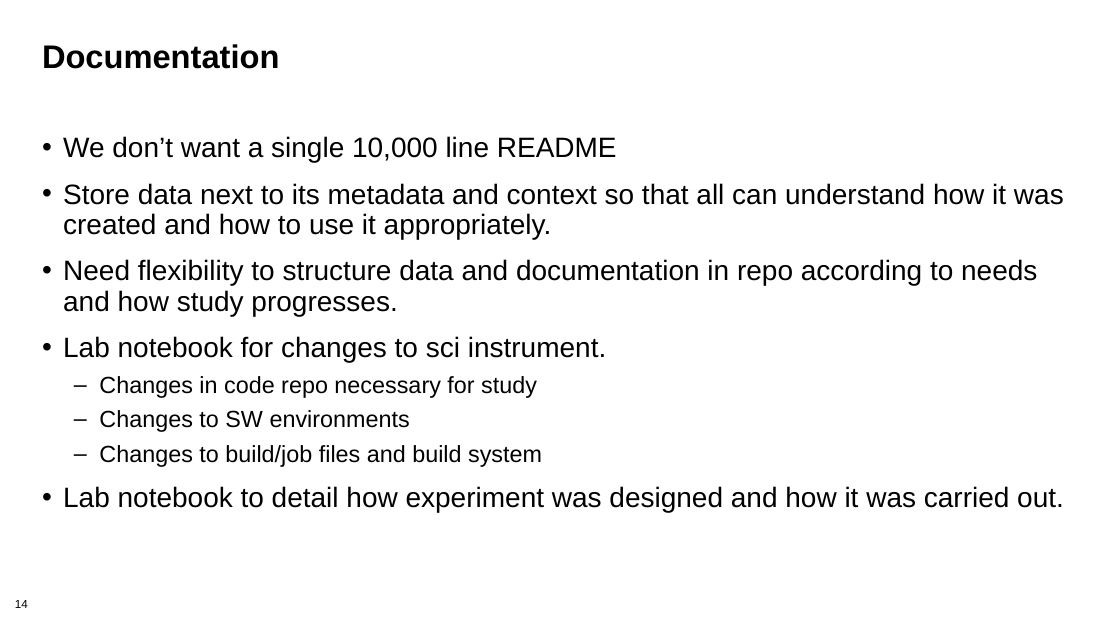
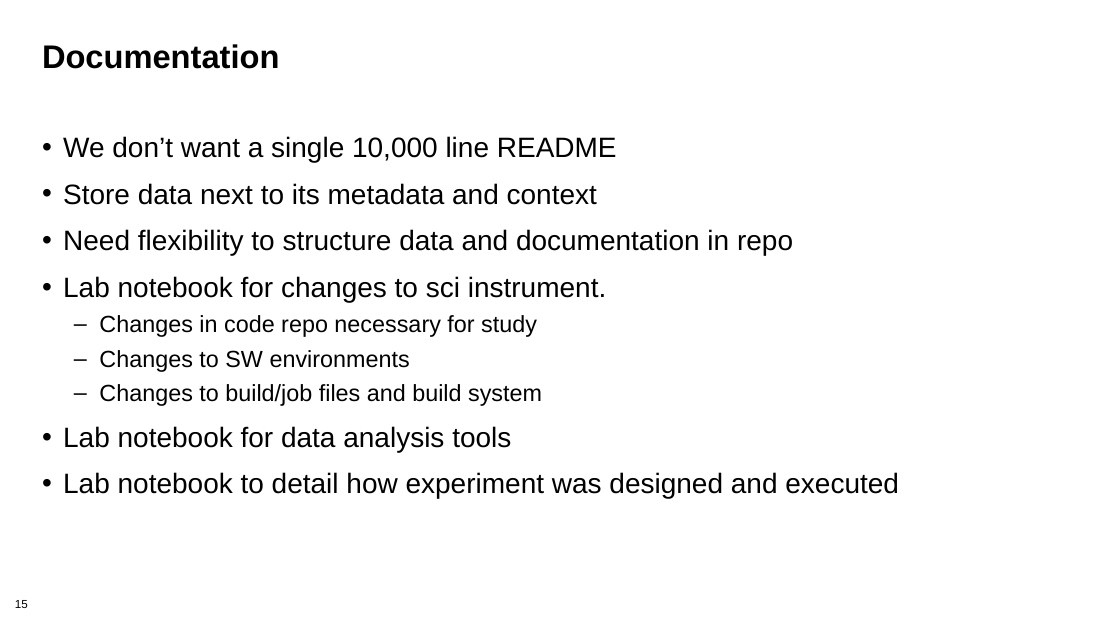
Before and after one commit to bssw-tutorial/presentations, a slide deck: slide 15 of computational-expts.pptx (slide 14 before the commit). Drawn at 1120x630 pixels with LibreOffice and Linux fonts; fonts in the diff are those of the drawing; background and template pictures are left out. Boxes give left, top, right and bottom in pixels: in the first picture for what was removed or moved away, otherwise in the second. Text is boxed around its words. In the diff, an @@ line names an element or a change of style, - is before the commit and + after.

```diff
--- a/computational-expts.pptx
+++ b/computational-expts.pptx
@@ text at <box>63,183,793,255</box>: text changed @@
-• Store data next to its metadata and context so that all can understand how it was created and how to use it appropriately.
-• Need flexibility to structure data and documentation in repo according to needs and how study progresses.
+• Store data next to its metadata and context
+• Need flexibility to structure data and documentation in repo
@@ text at <box>63,426,899,499</box>: text changed @@
-• Lab notebook to detail how experiment was designed and how it was carried out.
+• Lab notebook for data analysis tools
+• Lab notebook to detail how experiment was designed and executed
@@ page number at <box>15,600,28,608</box>: text changed @@
-14
+15
```
Also in this commit, not shown: 12 other slides changed, 3 slides added, 2 slides removed.
